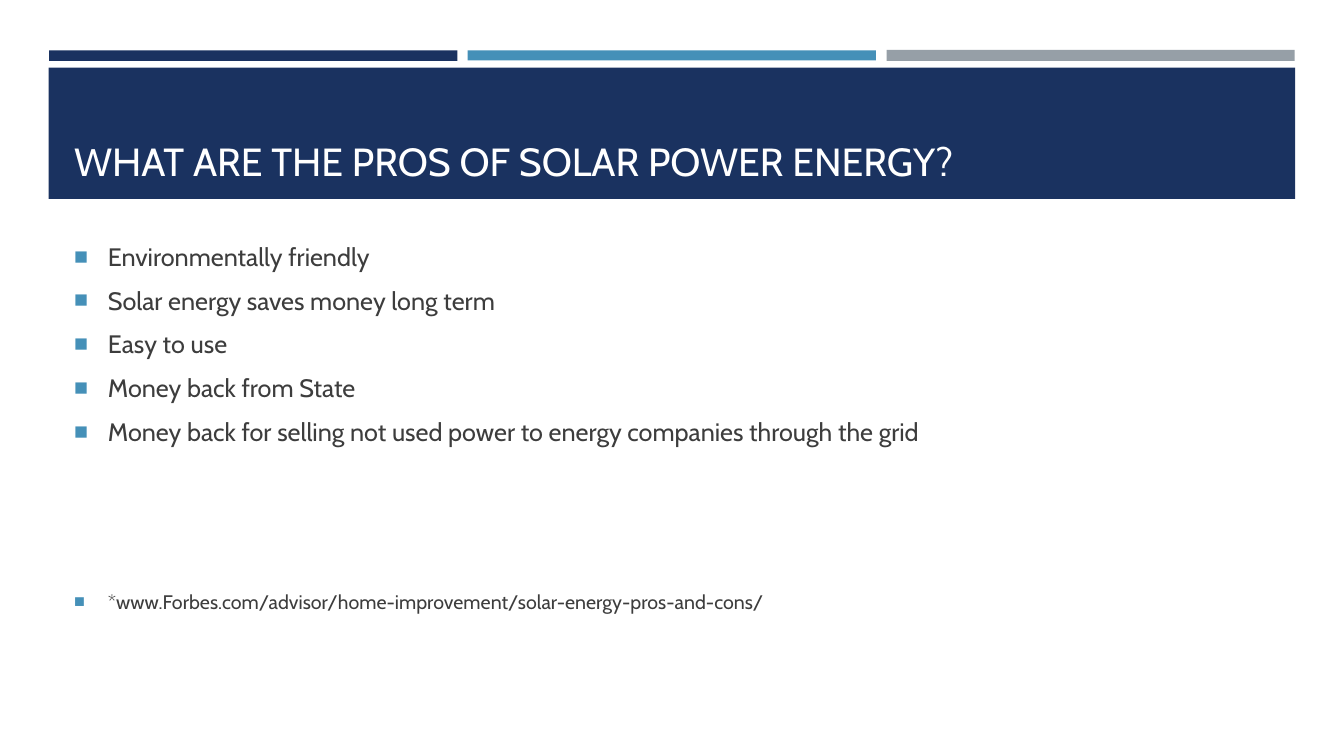
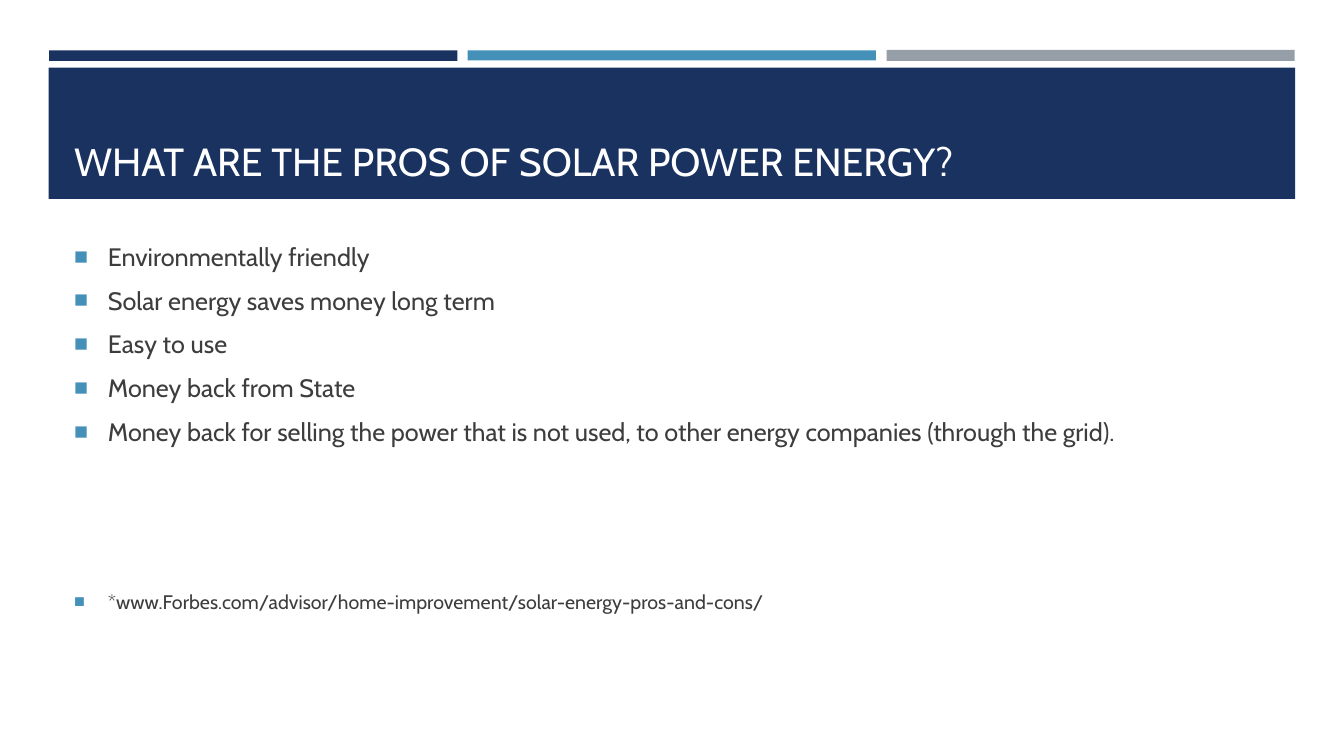
Before and after one commit to Claudy427/Final_Project, a slide deck: slide 11 of Solar Panels for homes.pptx. Drawn at 1344x756 pixels with LibreOffice and Linux fonts; fonts in the diff are those of the drawing. Boxes give left, top, right and bottom in pixels: in the first picture for what was removed or moved away, otherwise in the second. Text is boxed around its words. In the diff, an @@ line names an element or a change of style, - is before the commit and + after.

```diff
--- a/Solar Panels for homes.pptx
+++ b/Solar Panels for homes.pptx
@@ text at [108, 422, 1115, 447]: text changed @@
-■ Money back for selling not used power to energy companies through the grid
+■ Money back for selling the power that is not used, to other energy companies (through the grid).
```
Also in this commit, not shown: 10 other slides changed.
